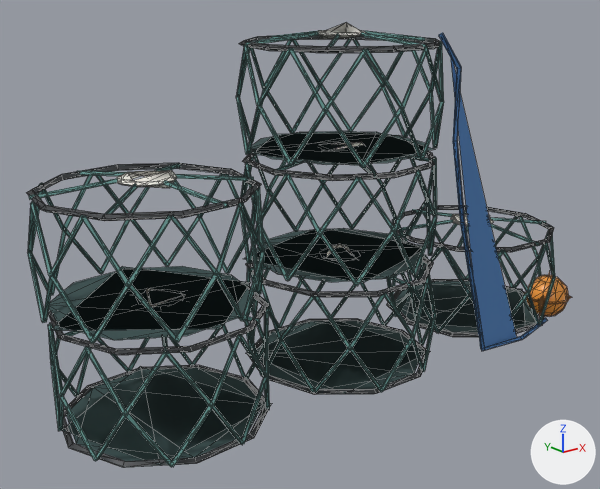
The glTF model uminagi-assets/glb/crab_traps.glb as it was, and as the next commit left it.
Camera for both pictures: a camera (50 mm lens) standing at (-2.57, -2.92, 1.81) and looking at (-0.18, 0.07, 0.62). Arrows for +X, +Y and +Z are at lower right; the lights stay in place. The first picture is the older version. Mesh edges are drawn as thin lines. Where no turn or scale is listed for an object, it has been applied to the vertices. Vertices at exactly the same position are counted once.

The first picture shows 'crab_traps_body', 'crab_traps_lod1'.
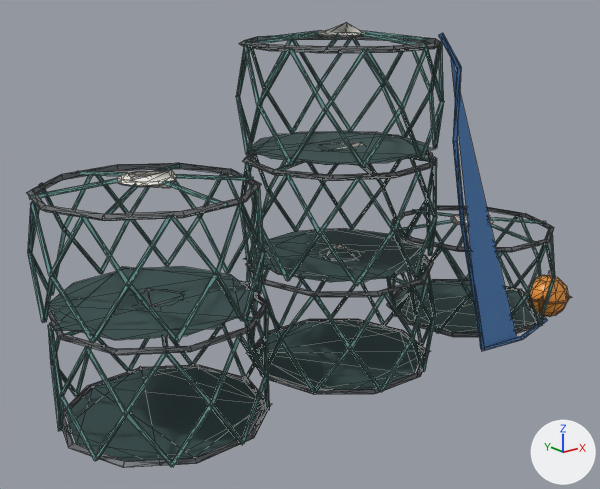
Where the newer file only moved an object's origin or applied its transform, the numbers keep the older frame.

Where the change shows, as pixel boxes [x1, y1, x2, y2] in the pictures (600 x 489 px; the box of a moved part takes in the faces that stretch with it):
'crab_traps_body', reshaped: before [27, 30, 570, 467]; after [28, 30, 570, 467]
part 1 of me_crab_traps_body, moved or reshaped: [251, 302, 268, 377] in both

The change, as a diff of the scene's bpy script:
```diff
--- a/uminagi-assets/glb/crab_traps.glb.py
+++ b/uminagi-assets/glb/crab_traps.glb.py
@@ me_crab_traps_body @@
 me_crab_traps_body.from_pydata(...)  # 2148 vertices, 2704 faces; spans x -1.49..1.48, y -0.49..0.49, z 0.0..1.61
 # used by ob_crab_traps_body; location = (0.0, 0.0, 0.0)
+# me_crab_traps_body part 1
+# 2 vertices are removed from x -0.53..-0.26, y -0.38..-0.13, z 0.26..0.27
+# 12 faces are deleted
+# 2 vertices are added at (-0.53, -0.12, 0.27), (-0.26, -0.39, 0.26)
+# 12 new faces join them, mat_hb_net_trap (cyan #699995)
 me_crab_traps_body.materials.append(mat_steel_dark)
```
